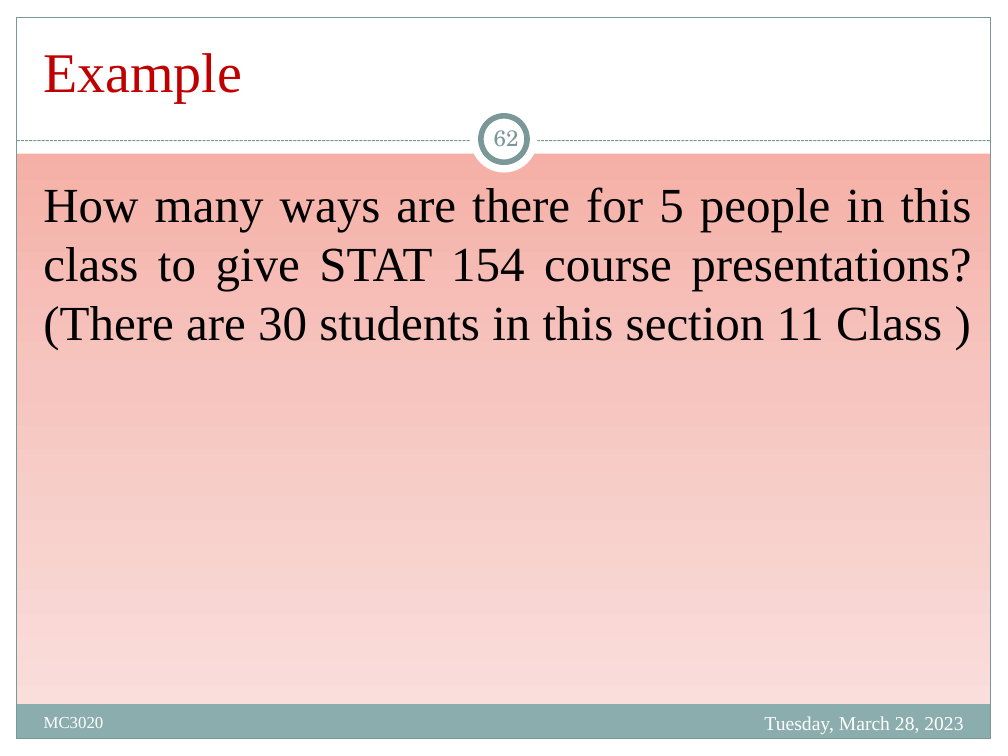
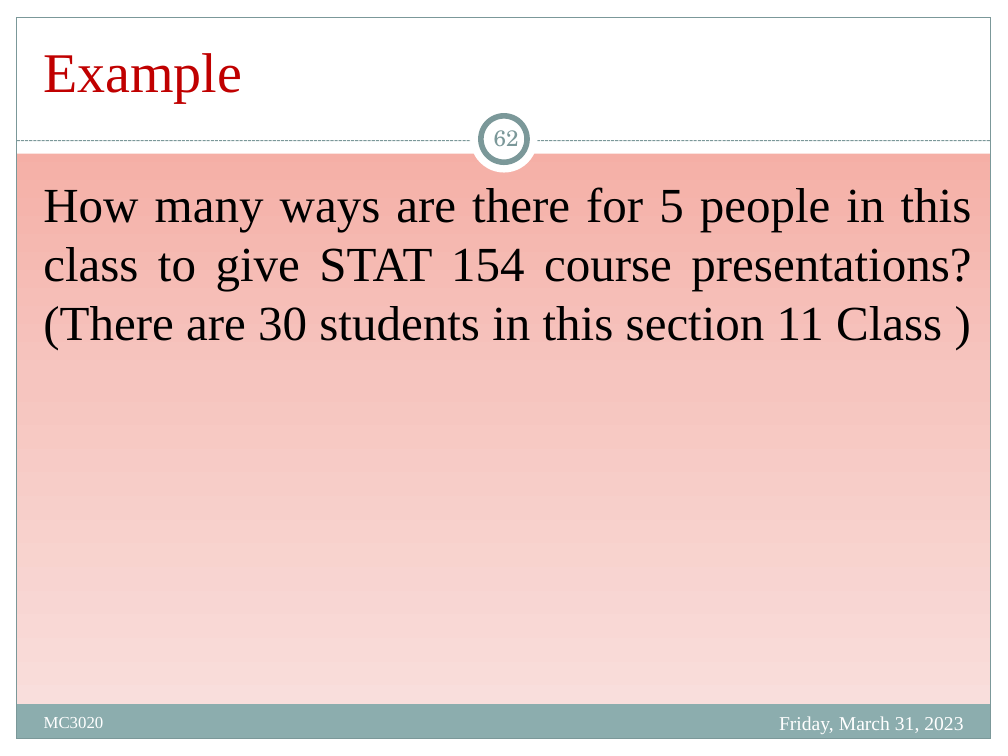
Before and after one commit to Mayooran1987/MC3020, a slide deck: slide 62 of Lect_1.pptx. Drawn at 1008x756 pixels with LibreOffice and Linux fonts; fonts in the diff are those of the drawing. Boxes give left, top, right and bottom in pixels: in the first picture for what was removed or moved away, otherwise in the second. Text is boxed around its words. In the diff, an @@ line names an element or a change of style, - is before the commit and + after.

```diff
--- a/Lect_1.pptx
+++ b/Lect_1.pptx
@@ text at [779, 716, 963, 734]: text changed @@
-Tuesday, March 28, 2023
+Friday, March 31, 2023
```
Also in this commit, not shown: 72 other slides changed, 1 other file.
